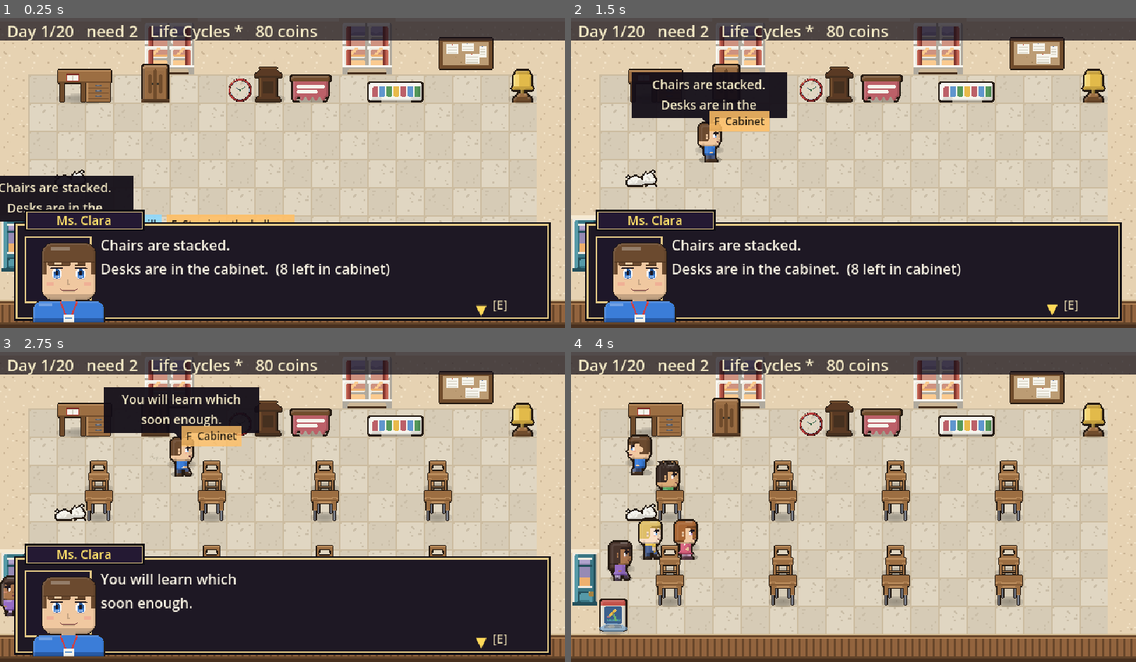
Above: before the commit, frames 1-4 (two rows, left to right).
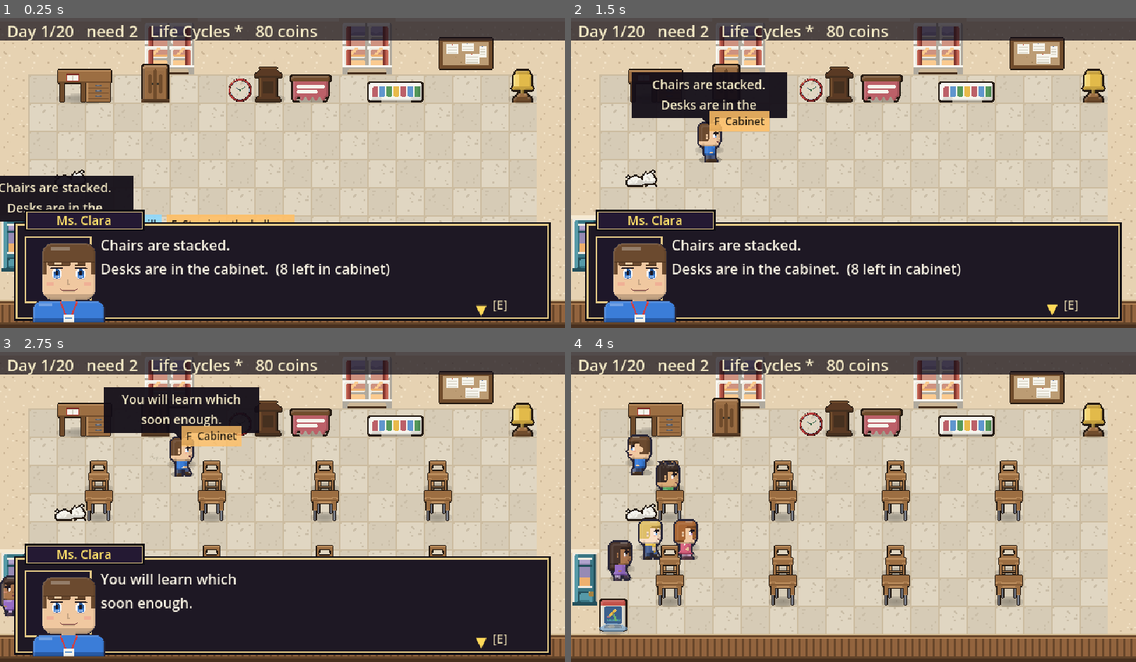
Above: after the commit, the same moments.

Repository: Mbottega16/EduSystem
Game: Godot game, scene res://tests/run.tscn
Same seed, same stepped clock (60 frames per second), same inputs: the game is played once before the commit and once after it. This scene is started directly instead of the project's main scene.
Inputs (mouse positions are in pixels of both pictures, inside the frame that each line leads up to):
- Up to frame 1 (0.25 s): no input
- Up to frame 2 (1.5 s): tap Enter (ui_accept) at 0.5, 0.77, 1.07 s; move the mouse to (977, 157) at 0.52 s; hold D (move_right) 0.53-1.25 s; tap J (answer_all) at 0.6 s; click (977, 157) at 0.67 s; drag from (740, 188) to (842, 101) at 1.27 s
- Up to frame 3 (2.75 s): move the mouse to (339, 438) at 2.02 s; hold D (move_right) from 2.03 s (still down); tap R (autopilot) at 2.1 s
- Up to frame 4 (4 s): release D (move_right) at 2.75 s; drag from (825, 569) to (842, 435) at 2.77 s; move the mouse to (1023, 553) at 3.52 s; hold A (move_left) from 3.53 s (still down); tap Shift (dash) at 3.6 s; tap Enter (ui_accept) at 3.77 s

The runs differ from the first frame. In frame 1, 0.1% of the frame differs, in the area x 5-19%, y 72-99%; in frame 2, 0.2%; in frame 3, 0.3%; in frame 4, 0.5%, in the area x 6-23%, y 26-74%.

Commit message:
feat(characters): student randomizer + 4 new students + cool outline
Two related pieces, both touching make_art.py so committed together
rather than risk a messy patch split.

1. tools/random_student.py + make_art.py's random_palette(): a
   reusable randomizer, not a one-shot batch. Draws hair style/colour,
   skin, eye colour, clothing pattern, glasses, sleeves from curated
   trait pools -- respecting the adult-cue vs kid-cue PATTERNS split
   that was already documented in the code (tie/cardigan/lanyard for
   adults, stripes/dungarees for kids) rather than ever handing a child
   a tie. Found a real scaling gap while building this: Names.ART in
   scripts/data/names.gd hard-caps the game at exactly 8 distinct
   student appearances even though the room can grow past 8 seats
   (the shop's own "Another desk (8 now)" option) -- past 8 students,
   two kids were already silently sharing a face. The tool draws and
   previews only; it never edits make_art.py/names.gd itself, so a
   generated look becoming real is always a reviewed, deliberate copy-
   paste, same discipline as every other addition this session.
2. Used it (seed 12345) to generate and review 4 candidates, picked all
   four as genuinely distinct and on-style, added them for real:
   student_i through student_l in CHARACTERS and Names.ART. Roster's
   first growth past the original eight.
3. LINE_COOL -- a cool dark slate outline for characters ONLY (draw_char
   and draw_portrait's own outline() calls), leaving furniture/tiles on
   the existing warm LINE. This is style finding #1 from
   ART_STYLE_REFERENCE.md, the one explicitly deferred two commits ago
   when the shading pass shipped without it. Confirmed visually on the
   player at 10x zoom: a clearly cooler, more defined silhouette with
   zero shape/proportion change. Deliberately did NOT also attempt
   richer per-surface torso/leg shading this pass -- traced how
   _torso_pattern_front's pattern overlays (stripes especially) depend
   on specific rows of the base torso fill staying plain `shirt`, and
   adding more shading bands there risked silently breaking a pattern's
   last stripe for student_a/student_e without a careful per-pixel
   audit this session didn't have room for. Flagged as the real
   remaining next step, not quietly dropped.

tools/verify_quick.sh clean: 2280/2280 assertions, balance contract all
"ok", run twice (once after the students, once more after the cool
outline was added on top).

Diff:
--- a/scripts/data/names.gd
+++ b/scripts/data/names.gd
@@ -43,6 +43,7 @@
 const ART := [
 	"student_a", "student_b", "student_c", "student_d",
 	"student_e", "student_f", "student_g", "student_h",
+	"student_i", "student_j", "student_k", "student_l",
 ]
 
 
Binary file changed: art/examiner.png
Binary file changed: art/inspector.png
Binary file changed: art/mentor.png
Binary file changed: art/player.png
Binary file changed: art/portrait_inspector.png
Binary file changed: art/portrait_mentor.png
Binary file changed: art/portrait_player.png
Binary file changed: art/portrait_principal.png
Binary file changed: art/portrait_student_a.png
Binary file changed: art/portrait_student_b.png
Binary file changed: art/portrait_student_c.png
Binary file changed: art/portrait_student_d.png
(and 31 more such lines)
